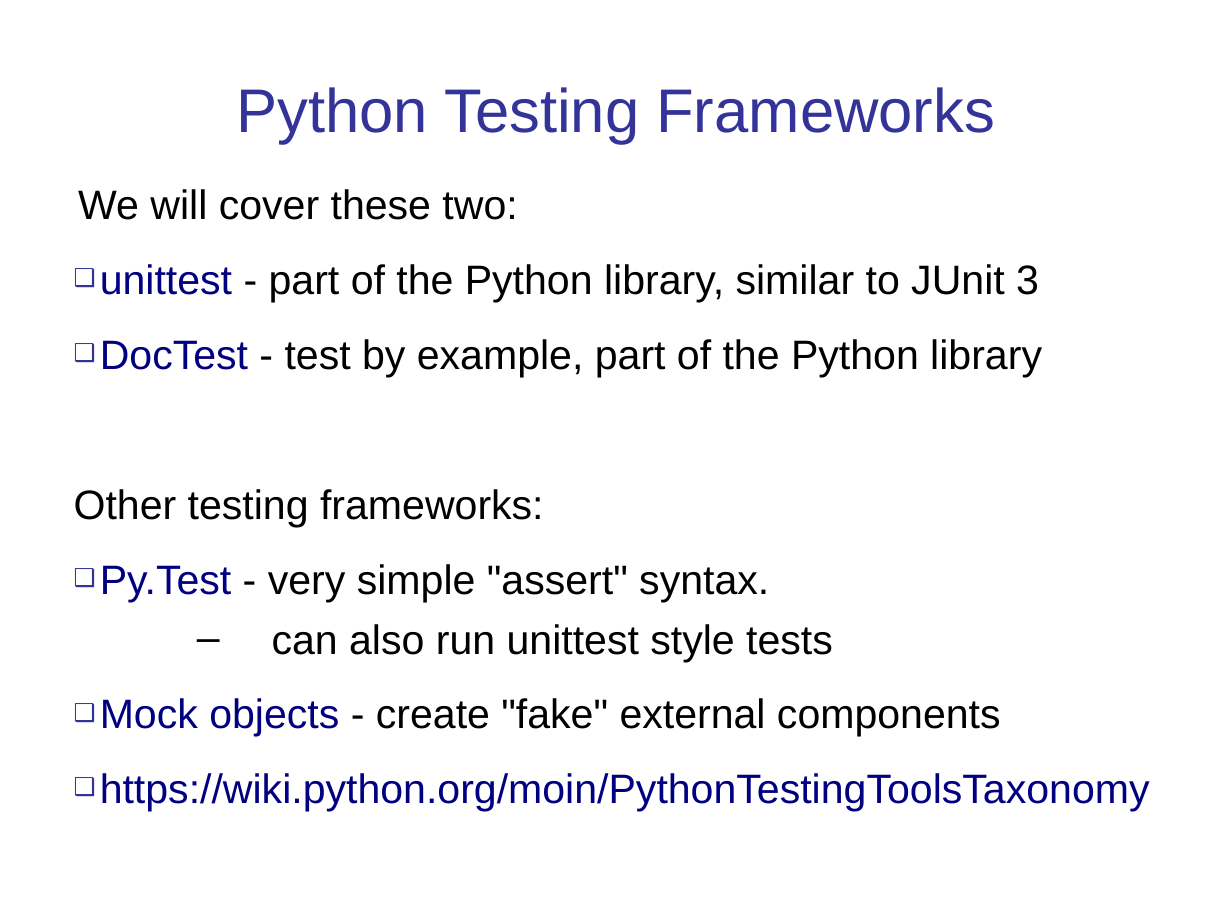
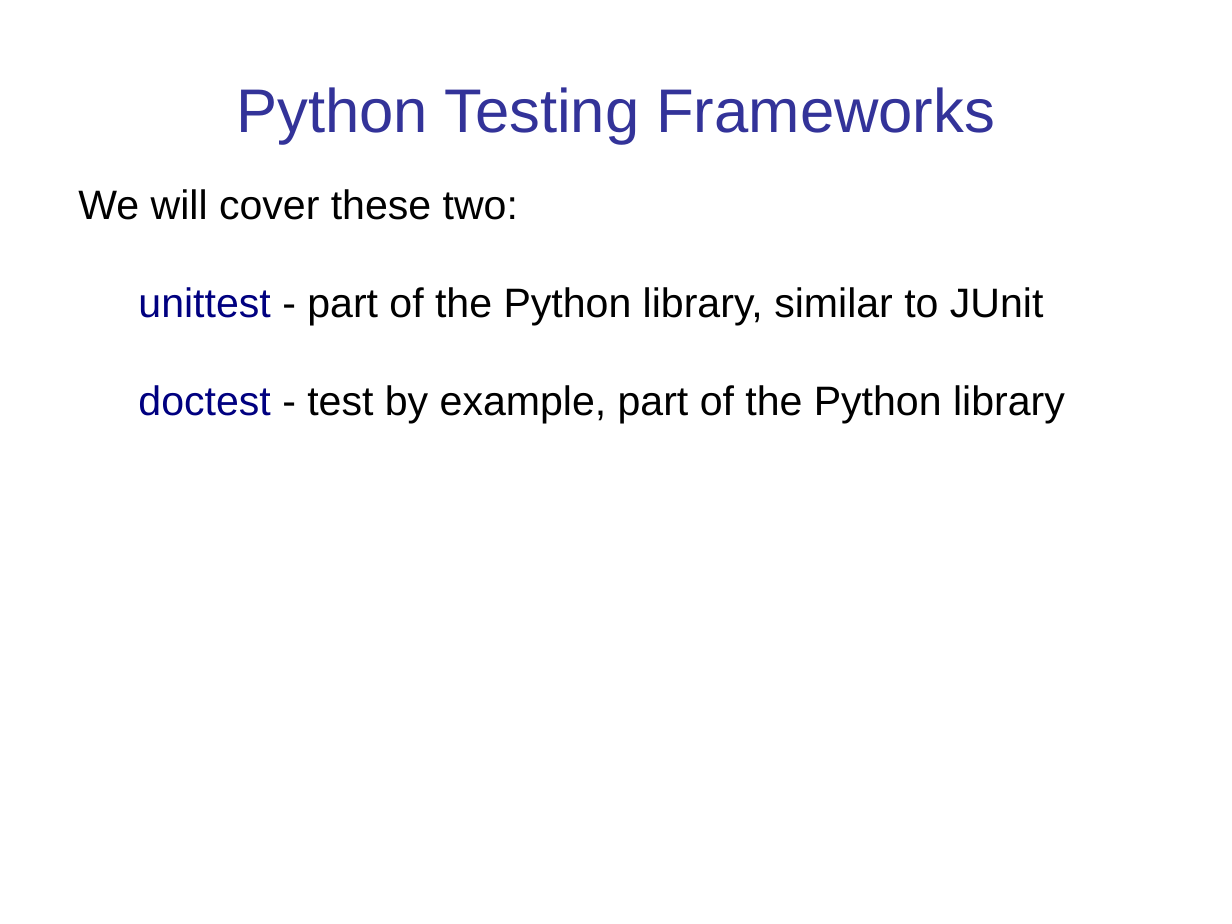
Before and after one commit to cpske/ISP, a slide deck: slide 2 of testing/PythonUnitTesting.ppt. Drawn at 1232x924 pixels with LibreOffice and Linux fonts; fonts in the diff are those of the drawing. Boxes give left, top, right and bottom in pixels: in the first picture for what was removed or moved away, otherwise in the second. Text is boxed around its words. In the diff, an @@ line names an element or a change of style, - is before the commit and + after.

Commit message:
update schedule and testing intro

```diff
--- a/testing/PythonUnitTesting.ppt
+++ b/testing/PythonUnitTesting.ppt
@@ text at [138, 287, 1065, 423]: text changed @@
-❑ unittest - part of the Python library, similar to JUnit 3
-❑ DocTest - test by example, part of the Python library
-Other testing frameworks:
-❑ Py.Test - very simple "assert" syntax.
-  – can also run unittest style tests
-❑ Mock objects - create "fake" external components
-❑ https://wiki.python.org/moin/PythonTestingToolsTaxonomy
+unittest - part of the Python library, similar to JUnit
+doctest - test by example, part of the Python library
```
Also in this commit, not shown: 17 other slides changed, 3 slides added, 4 other files.
